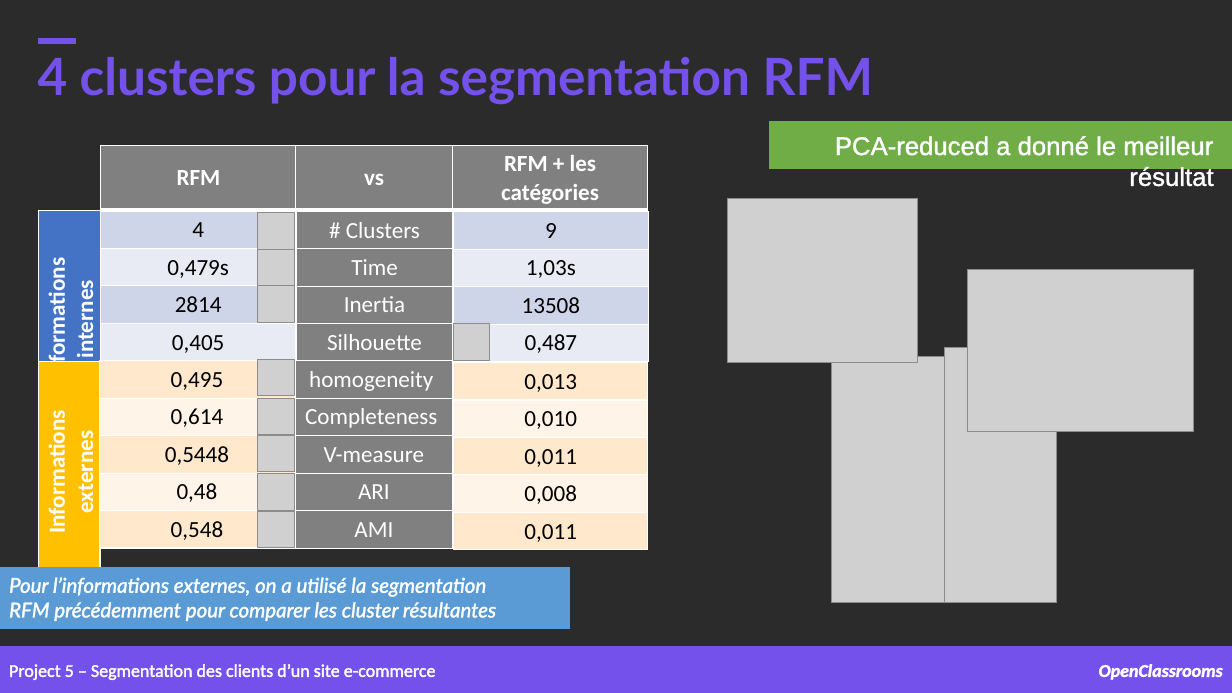
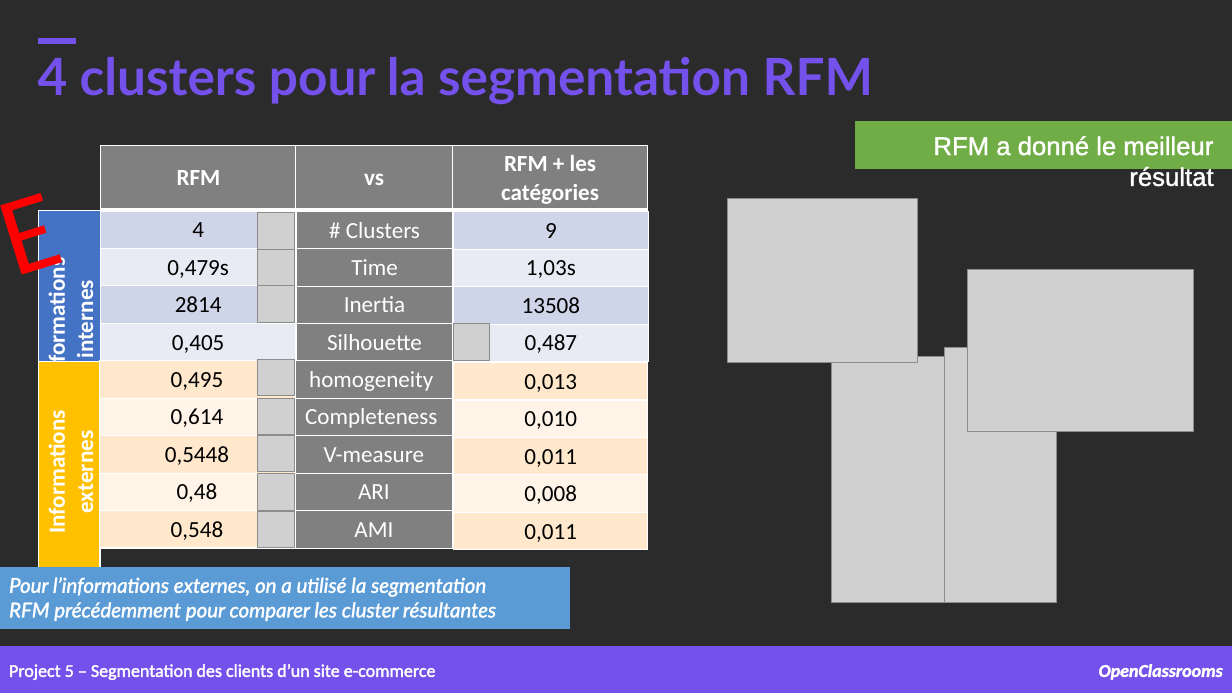
Before and after one commit to samirhinojosa/OC-P5-segment-customers-of-website, a slide deck: slide 38 of supports/P5_presentation v2.pptx. Drawn at 1232x693 pixels with LibreOffice and Linux fonts; fonts in the diff are those of the drawing; grey boxes stand for pictures; background and template pictures are left out; a plain dark background stands for a picture behind light text. Boxes give left, top, right and bottom in pixels: in the first picture for what was removed or moved away, otherwise in the second. Text is boxed around its words. In the diff, an @@ line names an element or a change of style, - is before the commit and + after.

```diff
--- a/supports/P5_presentation v2.pptx
+++ b/supports/P5_presentation v2.pptx
@@ text added at bbox=[0, 97, 242, 391], 88 pt, text #FF0000 @@
+DELETE
@@ rectangle: place and size @@
-rectangle at bbox=[770, 122, 1232, 168]
+rectangle at bbox=[856, 122, 1232, 168]
@@ text at bbox=[934, 136, 1213, 187]: text changed @@
-PCA-reduced a donné le meilleur résultat
+RFM a donné le meilleur résultat
```
Also in this commit, not shown: 9 other slides changed, 25 other files.
